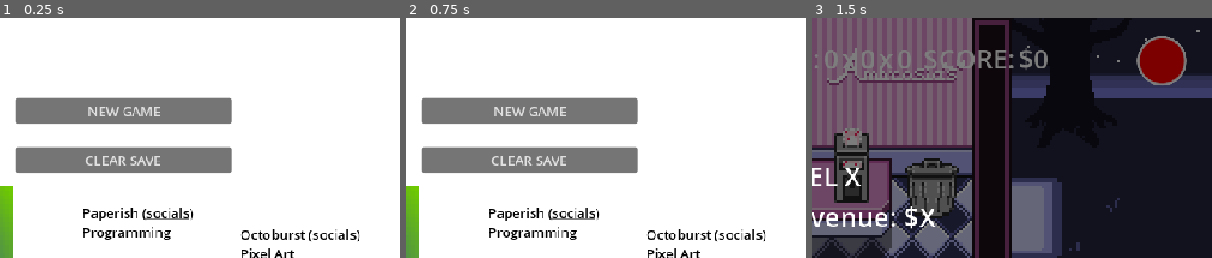
Above: before the commit, frames 1-3 (left to right).
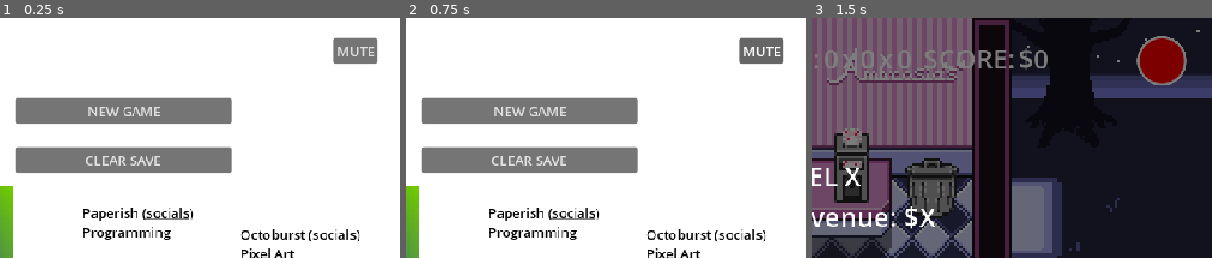
Above: after the commit, the same moments.

Repository: paperman5/godot-wild-95
Game: Godot game, scene res://game/main_menu.tscn
Two runs of this game, one before a commit and one after it. Both use one fixed random seed, a clock stepped at 60 frames per second and the inputs below. This scene is started directly instead of the project's main scene.
Inputs (mouse positions are % of the whole screen's width and height, from its top left):
- Up to frame 1 (0.25 s): no input
- Up to frame 2 (0.75 s): click (94, 7) at 0.5 s, where only the run after the commit has a clickable "MUTE"
- Up to frame 3 (1.5 s): click "NEW GAME" at 1.25 s
The pictures show only the part of the screen within x 50-100%, y 0-50%; the shares and areas given below are measured in that part.

The runs differ from the first frame. In frame 1, 1.3% of the frame differs, in the area x 83-95%, y 7-20%; in frame 2, 1.2%; in frame 3, nothing differs.

Commit message:
Main menu mute button

Diff:
--- a/game/main_menu.gd
+++ b/game/main_menu.gd
@@ -32,3 +32,7 @@
 		DirAccess.remove_absolute(GameManager.save_file_path)
 		continue_load = "level_1"
 		continue_button.hide()
+
+
+func _on_mute_toggled(toggled_on: bool) -> void:
+	MusicManager.set_music_muted(toggled_on)
--- a/game/main_menu.tscn
+++ b/game/main_menu.tscn
@@ -161,6 +161,19 @@
 text = "BluSprinks ([url=https://blusprinks.crd.co/]socials[/url])
 Pixel Art, SFX, Music, Admin"
 
+[node name="Mute" type="Button" parent="." unique_id=447881083]
+layout_mode = 1
+anchors_preset = 1
+anchor_left = 1.0
+anchor_right = 1.0
+offset_left = -80.0
+offset_top = 24.0
+offset_right = -27.0
+offset_bottom = 55.0
+grow_horizontal = 0
+toggle_mode = true
+text = "MUTE"
+
 [connection signal="pressed" from="VBoxContainer/Continue" to="." method="_on_continue_pressed"]
 [connection signal="pressed" from="VBoxContainer/NewGame" to="." method="_on_new_game_pressed"]
 [connection signal="pressed" from="VBoxContainer/Clear" to="." method="_on_clear_pressed"]
@@ -169,3 +182,4 @@
 [connection signal="meta_clicked" from="Credits/py" to="." method="_on_credit_meta_clicked"]
 [connection signal="meta_clicked" from="Credits/miz" to="." method="_on_credit_meta_clicked"]
 [connection signal="meta_clicked" from="Credits/blu" to="." method="_on_credit_meta_clicked"]
+[connection signal="toggled" from="Mute" to="." method="_on_mute_toggled"]
--- a/game/music_manager.gd
+++ b/game/music_manager.gd
@@ -69,3 +69,6 @@
 func _on_beat_timer_timeout() -> void:
 	beat_idx += 1
 	beat.emit(beat_idx % beats_per_bar == 0)
+
+func set_music_muted(enabled : bool):
+	AudioServer.set_bus_mute(music_bus_idx, enabled)
